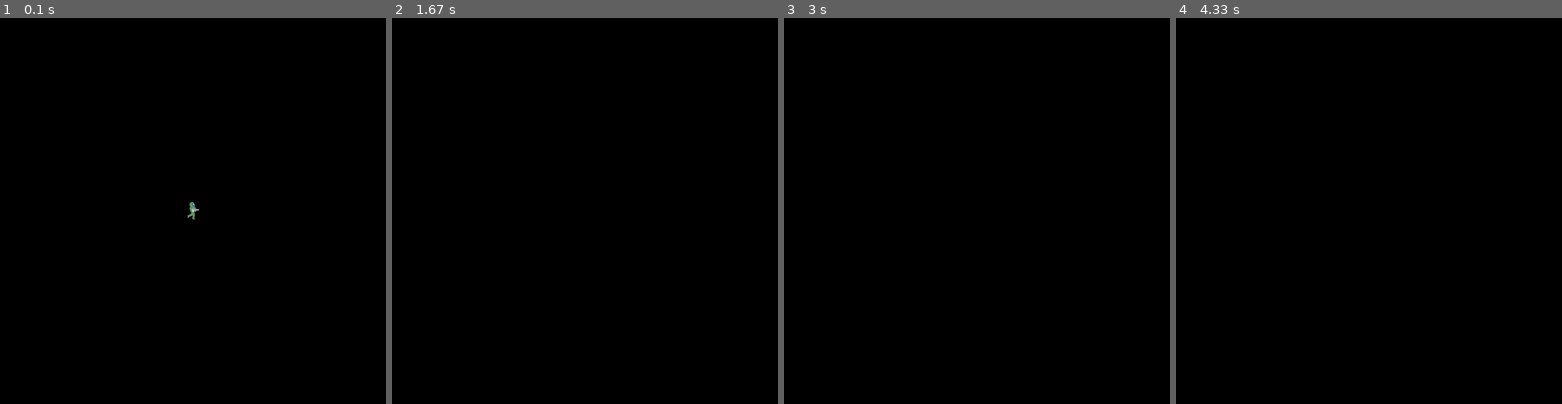
Above: before the commit, frames 1-4 (left to right).
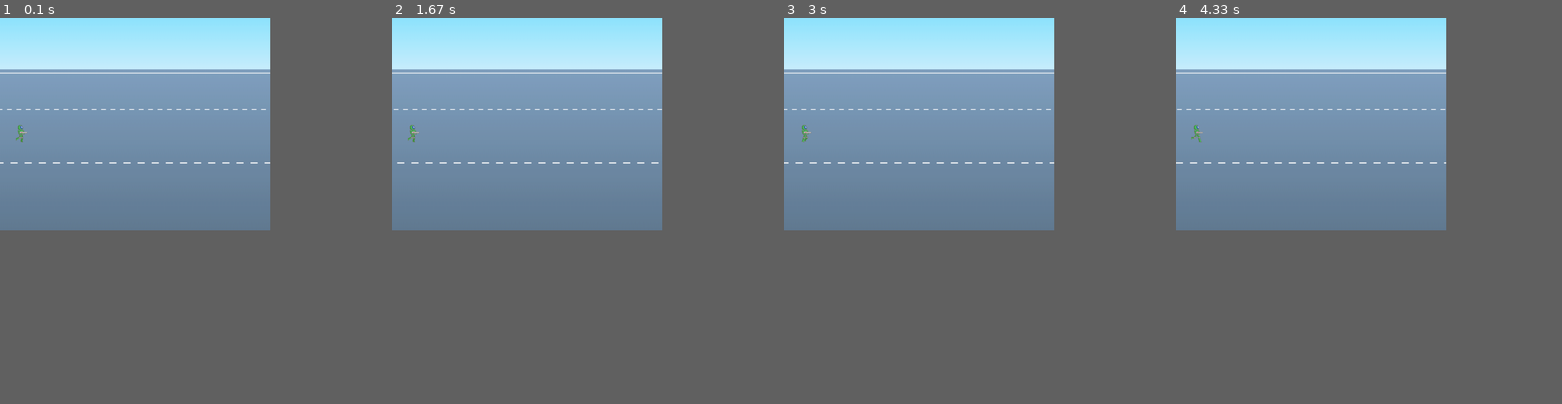
Above: after the commit, the same moments.

Repository: Akoo510/oc20
Game: pygame game, started from game/image/Sprite sheet + background.py
The game is run twice, just before and just after one commit, with the same random seed, the same clock (stepped at 60 frames per second) and the same inputs.
Inputs:
- Up to frame 1 (0.1 s): no input
- Up to frame 2 (1.67 s): no input
- Up to frame 3 (3 s): no input
- Up to frame 4 (4.33 s): no input
In our replay, the window is 900x900 before the commit and 630x495 after it. These sizes can differ from the game's own. Grey fills any space a smaller window leaves; there, only what the larger window draws over its background counts as a difference.

The runs differ from the first frame. In frame 1, 38% of the frame differs, in the area x 0-70%, y 0-55%; in frame 2, 38%; in frame 3, 38%; in frame 4, 38%.

Commit message:
Upgrade on code

Diff:
--- a/game/image/Game3.py
+++ b/game/image/Game3.py
@@ -1,14 +1,53 @@
 import pygame
-import sys
+import math, random, sys
 from pygame.locals import *
-import random
 
 i = 0
+
+W, H = 1000,1000
+HW, HH = W/2, H/2
+AREA = W*H
+
+CLOCK = pygame.time.Clock()
+DS = pygame.display.set_mode((W, H))
+pygame.display.set_caption("Sprite Sheets - Akoo")
+FPS = 5
+
+BLACK = (0, 0,0)
+WHITE = (255, 255, 255)
+
+class spritesheet:
+    def __init__(self, filename, cols, rows):
+        self.filename = filename
+        self.sheet = pygame.image.load(self.filename).convert_alpha()
+        self.cols = cols
+        self.rows = rows
+        self.totalCellCount = cols * rows
+
+        self.rect = self.sheet.get_rect()
+        w = self.cellWidth = int(self.rect.width / cols)
+        h = self.cellHeight = int(self.rect.height / rows)
+        hw,hh = self.cellCenter = (int(w / 2), int(h / 2))
+
+        self.cells = list([(Index % cols * w, int(Index / cols) * h, w, h) for Index in range(self.totalCellCount)])
+        self.handle = list([
+            (0, 0), (-hw, 0), (-w, 0),
+            (0, -hh), (-hw, -hh), (-w, -hh),
+            (0, -h), (-hw, -h), (-w, -h),])
+
+    def draw(self, surface, cellIndex, x, y, handle = 0):
+        surface.blit(self.sheet, (x + self.handle[handle][0], y + self.handle[handle][1]), self.cells[cellIndex])
+
+s = spritesheet("GreenPlayerRun.png", 8, 1)
+
+CENTER_HANDLE = 4
+
+
 
 def principal():
     pygame.init()
     #pygame.mixer.init()
-    screen = pygame.display.set_mode((500, 500))
+    screen = pygame.display.set_mode((1000, 1000))
     # pygame.mixer.music.load('nom')
     # pygame.mixer.music.set_volume(0.2)
     # pygame.mixer.music.play(loops=-1)
@@ -23,14 +62,23 @@
 
     running = True
 
+    Index = 0
+
     while running:
         for event in pygame.event.get():
             if event.type == pygame.QUIT:
                 running = False
+            s.draw(DS, Index % s.totalCellCount, HW, HH, CENTER_HANDLE)
+            Index += 1
 
-        player = pygame.image.load('player.png')
-        player_pos = player.get_rect().center = 40,150
-        screen.blit(player, player_pos)
+
+            pygame.display.update()
+            CLOCK.tick(FPS)
+
+        player = s
+
+        player_pos = s.sheet.get_rect().center = 40,150
+        screen.blit(background, player_pos)
 
 #         rapido = pygame.image.load('rapido.png')
 #         rapido_pos = rapido.get_rect()
@@ -44,7 +92,7 @@
 #         ff_pos = ff.get_rect()
 #         screen.blit(ff, ff_pos)
 
-        screen.blit(background, background_pos)
+         screen.blit(background, background_pos)
 
         key = pygame.key.get_pressed()
         if key[K_f]:
--- /dev/null
+++ b/game/image/Infinite Background class.py
@@ -0,0 +1,33 @@
+import pygame
+import math, sys, os
+from pygame.locals import *
+
+W, H = 700, 550
+HW, HH = W / 2, H / 2
+AREA = W * H
+
+pygame.init()
+CLOCK = pygame.time.Clock()
+DS = pygame.display.set_mode((W, H))
+pygame.display.set_caption("Background animation")
+FPS = 120
+
+background = pygame.image.load("background.png").convert_alpha()
+x = 0
+
+# Loop
+
+while True:
+    for event in pygame.event.get():
+        if event.type == QUIT:
+            pygame.quit()
+
+    rel_x = x % background.get_rect().width
+
+    DS.blit(background, (rel_x - background.get_rect().width, 0))
+    if rel_x < W:
+        DS.blit(background, (rel_x, 0))
+    x -= 1
+
+    pygame.display.update()
+    CLOCK.tick(FPS)
--- a/game/image/Sprite sheet class.py
+++ b/game/image/Sprite sheet + background.py
@@ -1,22 +1,30 @@
-import math, random, sys
 import pygame
+import math, sys, os
 from pygame.locals import *
 
+W, H = 700, 550
+HW, HH = W / 2, H / 2
+PX, PY = 300, 55
+AREA = W * H
+
 pygame.init()
-
-W, H = 1000,1000
-HW, HH = W/2, H/2
-AREA = W*H
-
 CLOCK = pygame.time.Clock()
 DS = pygame.display.set_mode((W, H))
-pygame.display.set_caption("Sprite Sheets - Akoo")
+pygame.display.set_caption("Background animation + player")
 FPS = 10
 
-BLACK = (0, 0,0)
+
 WHITE = (255, 255, 255)
 
-class spritesheet:
+
+CENTER_HANDLE = 4
+
+Index = 0
+
+background = pygame.image.load("background.png").convert_alpha()
+x = 0
+
+class Spritesheet:
     def __init__(self, filename, cols, rows):
         self.filename = filename
         self.sheet = pygame.image.load(self.filename).convert_alpha()
@@ -38,25 +46,26 @@
     def draw(self, surface, cellIndex, x, y, handle = 0):
         surface.blit(self.sheet, (x + self.handle[handle][0], y + self.handle[handle][1]), self.cells[cellIndex])
 
-s = spritesheet("GreenPlayerRun.png", 8, 1)
 
-CENTER_HANDLE = 4
-
-Index = 0
+s = Spritesheet("GreenPlayerRun.png", 8, 1)
 
 # Loop
 
-while True :
+while True:
     for event in pygame.event.get():
-        if event.type == pygame.QUIT:
-            running = False
+        if event.type == QUIT:
+            pygame.quit()
+
+    rel_x = x % background.get_rect().width
+
+    DS.blit(background, (rel_x - background.get_rect().width, 0))
+    if rel_x < W:
+        DS.blit(background, (rel_x, 0))
+    x -= 10
+
+    s.draw(DS, Index % s.totalCellCount, PY, PX, CENTER_HANDLE)
+    Index += 1
 
 
-        s.draw(DS, Index % s.totalCellCount, HW, HH, CENTER_HANDLE)
-        Index += 1
-
-        pygame.draw.circle(DS, WHITE, (HW, HH), 2, 0)
-
-        pygame.display.update()
-        CLOCK.tick(FPS)
-        DS.fill(BLACK)
+    pygame.display.update()
+    CLOCK.tick(FPS)
--- /dev/null
+++ b/game/image/Sprite_sheet.py
@@ -0,0 +1,64 @@
+import math, random, sys
+import pygame
+from pygame.locals import *
+
+pygame.init()
+
+W, H = 1000,1000
+HW, HH = W/2, H/2
+AREA = W*H
+
+CLOCK = pygame.time.Clock()
+DS = pygame.display.set_mode((W, H))
+pygame.display.set_caption("Sprite Sheets - Akoo")
+FPS = 5
+
+BLACK = (0, 0,0)
+WHITE = (255, 255, 255)
+
+class Spritesheet:
+    def __init__(self, filename, cols, rows):
+        self.filename = filename
+        self.sheet = pygame.image.load(self.filename).convert_alpha()
+        self.cols = cols
+        self.rows = rows
+        self.totalCellCount = cols * rows
+
+        self.rect = self.sheet.get_rect()
+        w = self.cellWidth = int(self.rect.width / cols)
+        h = self.cellHeight = int(self.rect.height / rows)
+        hw,hh = self.cellCenter = (int(w / 2), int(h / 2))
+
+        self.cells = list([(Index % cols * w, int(Index / cols) * h, w, h) for Index in range(self.totalCellCount)])
+        self.handle = list([
+            (0, 0), (-hw, 0), (-w, 0),
+            (0, -hh), (-hw, -hh), (-w, -hh),
+            (0, -h), (-hw, -h), (-w, -h),])
+
+    def draw(self, surface, cellIndex, x, y, handle = 0):
+        surface.blit(self.sheet, (x + self.handle[handle][0], y + self.handle[handle][1]), self.cells[cellIndex])
+
+s = Spritesheet("GreenPlayerRun.png", 8, 1)
+
+CENTER_HANDLE = 4
+
+Index = 0
+
+# Loop
+
+running = True
+
+while running:
+    for event in pygame.event.get():
+        if event.type == QUIT:
+            pygame.quit()
+
+
+    s.draw(DS, Index % s.totalCellCount, HW, HH, CENTER_HANDLE)
+    Index += 1
+
+    pygame.draw.circle(DS, WHITE, (HW, HH), 2, 0)
+
+    pygame.display.update()
+    CLOCK.tick(FPS)
+    DS.fill(BLACK)
